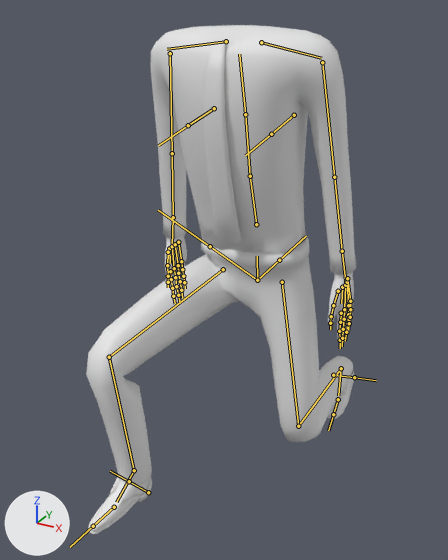
Two versions of the FBX model Blender/FBX/Character.fbx, one commit apart.
Before and after are seen from a camera (50 mm lens) standing at (0.693, -1.51, 1.241) and looking at (-0.044, -0.171, 0.572). Arrows for +X, +Y and +Z are at lower left; the lights stay in place. Both versions are drawn at frame 1 of the action 'metarig|Crouch Walking'; the numbers are the values there. The bones that bend it are drawn over the model as lines.

In view in the first picture: 'HandsLP'.
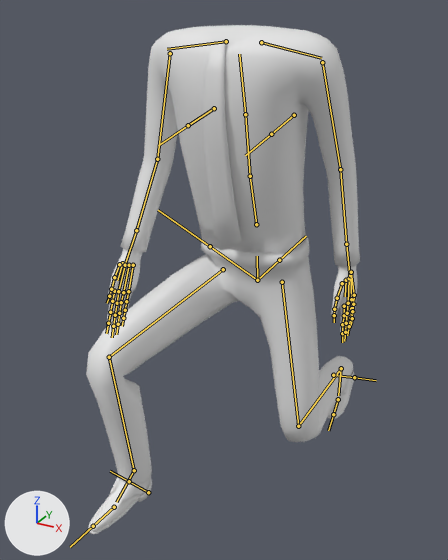
Where the change shows, as pixel boxes (x1, y1, x2, y2) in the pictures (448 x 560 px):
```json
{"object": "HandsLP", "change": "posed", "before": [86, 25, 356, 534], "after": [86, 25, 360, 534]}
{"bone": "upper_arm.L", "before": "(322, 62) to (334, 177)", "after": "(322, 62) to (340, 169)"}
{"bone": "forearm.L", "before": "(334, 177) to (342, 251)", "after": "(340, 169) to (346, 244)"}
{"bone": "upper_arm.R", "before": "(170, 53) to (172, 153)", "after": "(170, 53) to (157, 159)"}
{"bone": "forearm.R", "before": "(172, 153) to (173, 217)", "after": "(157, 159) to (136, 230)"}
```

Edits to the scene script, one JSON object a line:
```json
{"block": "bone_upper_arm_l", "where": "bone_upper_arm_l = bpy.data.objects['metarig'].pose.bones['upper_arm.L']  # child of 'shoulder.L'"}
{"op": "set", "path": "bone_upper_arm_l.rotation_quaternion", "old": "(0.989, -0.021, -0.007, -0.147)", "new": "(0.986, -0.097, 0.015, -0.134)", "note": "degrees (-2, -1, -17) -> degrees (-11, 0, -15)"}
{"block": "bone_forearm_l", "where": "bone_forearm_l = bpy.data.objects['metarig'].pose.bones['forearm.L']  # child of 'upper_arm.L'"}
{"op": "set", "path": "bone_forearm_l.rotation_quaternion", "old": "(1.0, 0.0, 0.0, 0.0)", "new": "(0.995, 0.1, -0.013, 0.003)", "note": "degrees (0, 0, 0) -> degrees (12, -2, 0)"}
{"block": "bone_upper_arm_r", "where": "bone_upper_arm_r = bpy.data.objects['metarig'].pose.bones['upper_arm.R']  # child of 'shoulder.R'"}
{"op": "set", "path": "bone_upper_arm_r.rotation_quaternion", "old": "(0.985, -0.024, 0.008, 0.17)", "new": "(0.975, 0.099, 0.045, 0.195)", "note": "degrees (-3, 1, 20) -> degrees (12, 3, 23)"}
{"block": "bone_forearm_r", "where": "bone_forearm_r = bpy.data.objects['metarig'].pose.bones['forearm.R']  # child of 'upper_arm.R'"}
{"op": "set", "path": "bone_forearm_r.rotation_quaternion", "old": "(1.0, 0.0, 0.0, 0.0)", "new": "(0.989, 0.147, 0.017, 0.002)", "note": "degrees (0, 0, 0) -> degrees (17, 2, 1)"}
```
